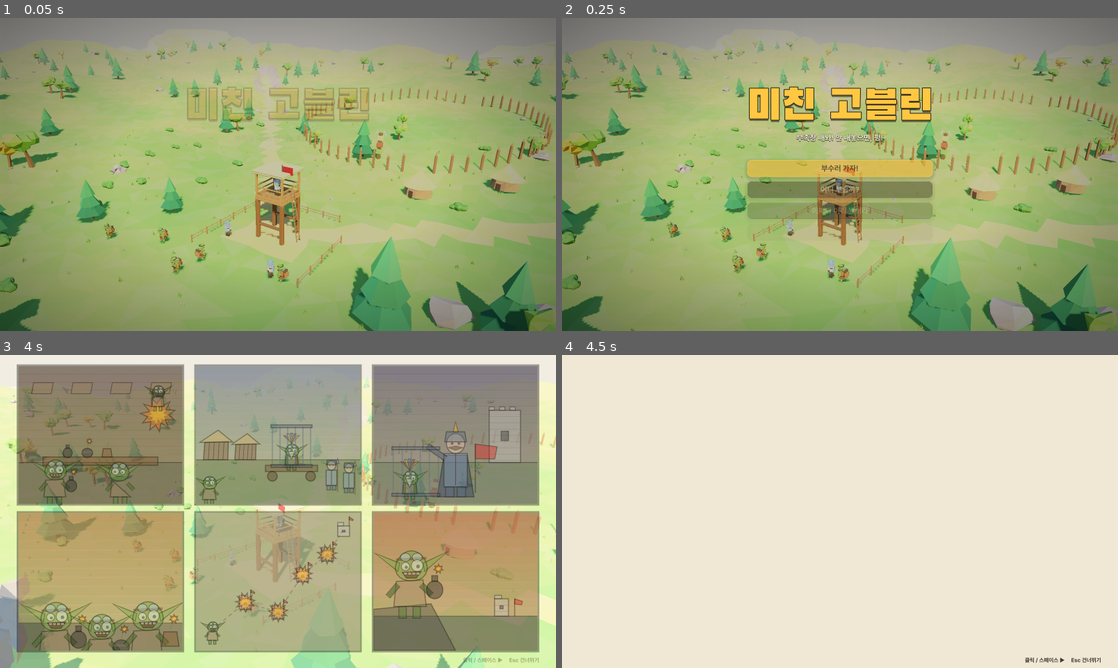
Above: before the commit, frames 1-4 (two rows, left to right).
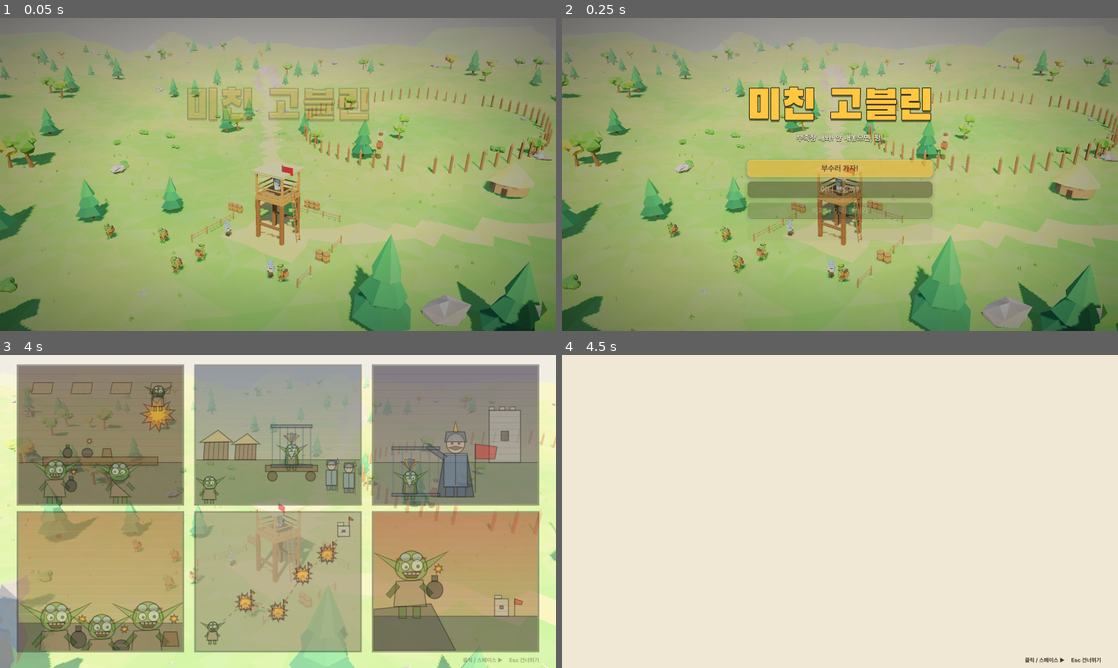
Above: after the commit, the same moments.

Repository: NeverB0re/mad-goblin-firebomb
Game: Godot game, scene res://scenes/main.tscn
Same seed, same stepped clock (60 frames per second), same inputs: the game is played once before the commit and once after it.
Inputs (mouse positions are in pixels of both pictures, inside the frame that each line leads up to):
- Up to frame 1 (0.05 s): no input
- Up to frame 2 (0.25 s): no input
- Up to frame 3 (4 s): tap Enter (next_stage) at 0.5 s; move the mouse to (400, 495) at 0.52 s; hold D (move_right) 0.53-1.28 s; tap 1 (ammo_1) at 0.6 s; click (400, 495) at 0.67 s; tap Space at 0.77, 1.52, 3.02, 3.77 s; move the mouse to (166, 527) at 1.27 s; hold S (move_back) 1.28-2.03 s; tap 2 (ammo_2) at 1.35 s; move the mouse to (333, 442) at 2.02 s; hold D (move_right) 2.03-2.78 s; tap 3 (ammo_3) at 2.1 s; move the mouse to (250, 574) at 2.77 s; hold W (move_forward) 2.78-3.53 s; tap 4 (ammo_4) at 2.85 s; click (250, 574) at 2.92 s; move the mouse to (444, 558) at 3.52 s; hold A (move_left) from 3.53 s (still down); tap 5 (ammo_5) at 3.6 s
- Up to frame 4 (4.5 s): keep holding A (move_left); move the mouse to (673, 464) at 4.27 s; tap E (interact) at 4.35 s

The runs differ from the first frame. In frame 1, 4.1% of the frame differs, in the area x 0-100%, y 7-100%; in frame 2, 4.1%; in frame 3, 0.7%; in frame 4, nothing differs.

Commit message:
인간 전초기지 소품: 수레·나무통·상자·짚단·무기 거치대·통나무·광차 (폭발과 불에 반응, 임무와 무관)
Co-Authored-By: Claude Opus 5.5 <noreply@anthropic.com>

Diff:
--- a/scripts/campaign.gd
+++ b/scripts/campaign.gd
@@ -388,6 +388,7 @@
 static func build(i: int, s: Stage) -> void:
 	var d: Dictionary = STAGES[i]
 	s.world = world_of(i)
+	s.outpost_props = true
 	if d.get("fixed", "") == "ally":
 		_ally_stage(s, label(i), d.name)
 	else:
--- /dev/null
+++ b/scripts/outpost_props.gd
@@ -0,0 +1,178 @@
+class_name OutpostProps
+extends RefCounted
+## 인간 전초기지 소품: 수레, 나무통, 상자, 짚단, 무기 거치대, 통나무 더미, 광차 (월드에 맞춰 고른다).
+## 임무와 무관하지만 진짜 블록이라 폭발에 날아가고 불에 탄다 (타격감).
+## 임무를 바꾸지 않게: 지휘관·병사·목표 건물에서 떨어뜨리고, 투척 언덕에서 각 마당으로 가는 시야 통로와 동료 길을 피한다.
+## 소품마다 따로 구조물이라 불이 목표 건물로 번지지 않는다. 화약통(터지는 것)은 두지 않는다.
+
+const FROM_ACTOR := 3.5
+const FROM_BLOCK := 2.5
+const FROM_PROP := 3.0
+const PER_YARD := 3
+const MAX_PROPS := 10
+
+const M := Block.Mat
+const WOOD := Color(0.5, 0.34, 0.2)
+const IRON := Color(0.22, 0.22, 0.24)
+
+
+## 소품을 놓고, 놓은 자리(나무를 피할 발치)를 돌려준다.
+static func place(s: Stage, sc: Scenery) -> Array[Rect2]:
+	var spots: Array[Rect2] = []
+	var avoid := _avoid_points(s)
+	var kinds: Array = ["cart", "hay", "crate", "barrels", "rack"]
+	match s.world:
+		1:
+			kinds = ["orecart", "crate", "barrels", "timber"]
+		2, 3, 4:
+			kinds = ["rack", "barrels", "crate", "cart", "timber"]
+	var placed: Array[Vector2] = []
+	for y in sc.yards:
+		var n := 0
+		for attempt in 14:
+			if n >= PER_YARD or placed.size() >= MAX_PROPS:
+				break
+			var a := sc.rng.randf() * TAU
+			var dir := Vector2(cos(a), sin(a))
+			var p: Vector2 = y.get_center() + dir * (maxf(y.size.x, y.size.y) * 0.5 + sc.rng.randf_range(2.5, 6.5))
+			if not _ok(s, sc, p, avoid, placed):
+				continue
+			var kind: String = kinds[sc.rng.randi() % kinds.size()]
+			var st := s.add_structure()
+			st.set_meta("prop", kind)
+			_build(st, kind, Vector3(p.x, 0, p.y), sc.rng)
+			st.finalize()
+			if s.rain:
+				for b in st.blocks:
+					b.make_wet()
+			placed.append(p)
+			spots.append(Rect2(p - Vector2(1.6, 1.6), Vector2(3.2, 3.2)))
+			n += 1
+	return spots
+
+
+## 사람과 길: 지휘관·병사·배경 고블린·동료 자리, 길(Path3D) 위 점들
+static func _avoid_points(s: Stage) -> Array[Vector2]:
+	var out: Array[Vector2] = []
+	for n in s.get_children():
+		if n is Actor or n is GoblinExtra:
+			out.append(Vector2(n.position.x, n.position.z))
+		elif n is Path3D:
+			var curve: Curve3D = n.curve
+			var len := curve.get_baked_length()
+			var k := 0.0
+			while k <= len:
+				var q: Vector3 = n.transform * curve.sample_baked(k)
+				out.append(Vector2(q.x, q.z))
+				k += 1.0
+	for c in s.commanders:
+		out.append(Vector2(c.position.x, c.position.z))
+	return out
+
+
+static func _ok(s: Stage, sc: Scenery, p: Vector2, avoid: Array[Vector2], placed: Array[Vector2]) -> bool:
+	if not sc.flat.grow(-3.0).has_point(p) or sc._in_yard(p, 1.5) or sc._in_corridor(p, 3.5):
+		return false
+	var pp := Vector2(s.player.position.x, s.player.position.z) if s.player else Vector2.ZERO
+	if p.distance_to(pp) < 14.0:
+		return false
+	for q in avoid:
+		if p.distance_to(q) < FROM_ACTOR:
+			return false
+	for q in placed:
+		if p.distance_to(q) < FROM_PROP:
+			return false
+	for st in s.structures:
+		for b in st.blocks:
+			var hs := Vector2(b.size.x, b.size.z) * 0.5 + Vector2(FROM_BLOCK, FROM_BLOCK)
+			if Rect2(Vector2(b.position.x, b.position.z) - hs, hs * 2.0).has_point(p):
+				return false
+	return true
+
+
+static func _build(st: Structure, kind: String, o: Vector3, rng: RandomNumberGenerator) -> void:
+	match kind:
+		"crate":
+			st.add_block(M.WOOD_THIN, o + Vector3(0, 0.45, 0), Vector3(0.9, 0.9, 0.9))
+			if rng.randf() < 0.6:
+				st.add_block(M.WOOD_THIN, o + Vector3(1.0, 0.35, 0.1), Vector3(0.7, 0.7, 0.7))
+			if rng.randf() < 0.5:
+				st.add_block(M.WOOD_THIN, o + Vector3(0.05, 1.25, 0.0), Vector3(0.7, 0.7, 0.7))
+		"barrels":
+			var count := rng.randi_range(2, 3)
+			for k in count:
+				_barrel(st.add_block(M.WOOD_THIN, o + Vector3((k - (count - 1) * 0.5) * 0.8, 0.5, 0), Vector3(0.8, 1.0, 0.8)))
+		"hay":
+			st.add_block(M.STRAW, o + Vector3(0, 0.45, 0), Vector3(1.5, 0.9, 1.0))
+			if rng.randf() < 0.6:
+				st.add_block(M.STRAW, o + Vector3(0.2, 1.3, 0), Vector3(1.3, 0.8, 0.9))
+		"cart":
+			for sz in [-1.0, 1.0]:
+				_wheel(st.add_block(M.WOOD_BEAM, o + Vector3(0, 0.45, sz * 0.62), Vector3(0.9, 0.9, 0.16)))
+			var bed := st.add_block(M.WOOD_THIN, o + Vector3(0, 1.0, 0), Vector3(2.2, 0.2, 1.4))
+			# 손잡이 막대 (장식)
+			for sz in [-0.45, 0.45]:
+				Models.box(bed, Vector3(1.4, 0.08, 0.08), Vector3(1.6, -0.3, sz), _mat_of(bed), Vector3(0, 0, -0.35))
+			# 짐: 짚단이나 나무통
+			if rng.randf() < 0.5:
+				st.add_block(M.STRAW, o + Vector3(-0.2, 1.45, 0), Vector3(1.2, 0.7, 1.0))
+			else:
+				_barrel(st.add_block(M.WOOD_THIN, o + Vector3(0.2, 1.55, 0), Vector3(0.75, 0.9, 0.75)))
+		"orecart":
+			var box := st.add_block(M.WOOD_BEAM, o + Vector3(0, 0.55, 0), Vector3(1.4, 1.1, 1.0))
+			for k in 4:
+				Models.ball(box, 0.22 + 0.04 * k, Vector3(-0.4 + k * 0.27, 0.6, (k % 2) * 0.2 - 0.1), Models.mat(Color(0.42, 0.4, 0.4)))
+			for sx in [-0.45, 0.45]:
+				for sz in [-0.52, 0.52]:
+					Models.cyl(box, 0.18, 0.18, 0.08, Vector3(sx, -0.45, sz), Models.mat(IRON), Vector3(PI * 0.5, 0, 0), 8)
+		"timber":
+			for sz in [-0.19, 0.19]:
+				_log(st.add_block(M.WOOD_BEAM, o + Vector3(0, 0.19, sz), Vector3(2.6, 0.38, 0.38)))
+			_log(st.add_block(M.WOOD_BEAM, o + Vector3(0.1, 0.57, 0), Vector3(2.4, 0.38, 0.38)))
+		"rack":
+			for sx in [-1.0, 1.0]:
+				st.add_block(M.WOOD_THIN, o + Vector3(sx * 0.8, 0.75, 0), Vector3(0.15, 1.5, 0.15))
+			var bar := st.add_block(M.WOOD_THIN, o + Vector3(0, 1.3, 0), Vector3(1.45, 0.12, 0.12))
+			var steel := Models.mat(Models.HUMAN_STEEL, 0.4, 0.6)
+			# 기대 세운 창 넷과 걸어 둔 방패
+			for k in 4:
+				var x := -0.55 + k * 0.37
+				Models.box(bar, Vector3(0.05, 2.0, 0.05), Vector3(x, -0.25, 0.2), _mat_of(bar), Vector3(0.2, 0, 0))
+				Models.cyl(bar, 0.0, 0.06, 0.25, Vector3(x, 0.85, 0.42), steel, Vector3(0.2, 0, 0), 4)
+			Models.cyl(bar, 0.32, 0.32, 0.06, Vector3(0.0, -0.45, -0.12), Models.mat(Color(0.55, 0.15, 0.12)), Vector3(PI * 0.5, 0, 0), 10)
+
+
+## 블록 겉모양을 바꿀 때: 블록 자신의 재질 (타면 같이 그을린다)
+static func _mat_of(b: Block) -> Material:
+	return b._material
+
+
+static func _hide_box(b: Block) -> void:
+	for child in b.get_children():
+		if child is MeshInstance3D:
+			child.visible = false
+
+
+## 상자 블록을 둥근 나무통으로 (테 둘)
+static func _barrel(b: Block) -> void:
+	_hide_box(b)
+	var h := b.size.y
+	var r := b.size.x * 0.5
+	Models.cyl(b, r * 0.92, r * 0.92, h, Vector3.ZERO, _mat_of(b), Vector3.ZERO, 10)
+	Models.cyl(b, r * 1.02, r * 1.02, h * 0.36, Vector3.ZERO, _mat_of(b), Vector3.ZERO, 10)
+	for y in [-0.32, 0.32]:
+		Models.cyl(b, r * 0.97, r * 0.97, 0.06, Vector3(0, y * h, 0), Models.mat(IRON), Vector3.ZERO, 10)
+
+
+## 상자 블록을 바퀴로 (z축이 굴대)
+static func _wheel(b: Block) -> void:
+	_hide_box(b)
+	var r := b.size.x * 0.5
+	Models.cyl(b, r, r, b.size.z, Vector3.ZERO, _mat_of(b), Vector3(PI * 0.5, 0, 0), 10)
+	Models.cyl(b, r * 0.25, r * 0.25, b.size.z + 0.06, Vector3.ZERO, Models.mat(IRON), Vector3(PI * 0.5, 0, 0), 6)
+
+
+## 상자 블록을 통나무로 (x축 방향)
+static func _log(b: Block) -> void:
+	_hide_box(b)
+	Models.cyl(b, b.size.y * 0.5, b.size.y * 0.5, b.size.x, Vector3.ZERO, _mat_of(b), Vector3(0, 0, PI * 0.5), 7)
--- a/scripts/scenery.gd
+++ b/scripts/scenery.gd
@@ -24,6 +24,8 @@
 var dirt := Color(0.86, 0.64, 0.34)
 var rock := Color(0.55, 0.47, 0.43)
 var visuals := true
+## 전초기지 소품 발치 (나무와 풀을 두지 않는다)
+var prop_spots: Array[Rect2] = []
 
 
 static func build(stage: Stage) -> void:
@@ -51,6 +53,9 @@
 		grass2 = Color(0.66, 0.66, 0.36)
 	_measure()
 	_collision()
+	# 소품은 진짜 블록이라 화면 없이(테스트)도 짓는다
+	if s.outpost_props:
+		prop_spots = OutpostProps.place(s, self)
 	if not visuals:
 		return
 	var ground := s.get_node_or_null("Ground")
@@ -351,7 +356,16 @@
 
 # ---------- 나무, 바위, 풀 ----------
 
+func _near_prop(p: Vector2, grow := 0.0) -> bool:
+	for r in prop_spots:
+		if r.grow(grow).has_point(p):
+			return true
+	return false
+
+
 func _tree_ok(p: Vector2) -> bool:
+	if _near_prop(p, 2.0):
+		return false
 	if flat.grow(-6.0).has_point(p) and not _far_band(p):
 		return false
 	if _in_corridor(p, 9.0) or _in_yard(p, 6.0) or _road_dist(p.x, p.y) < 4.0:
@@ -466,7 +480,7 @@
 	var flower_cols := [Color(0.98, 0.9, 0.35), Color(0.95, 0.95, 0.95), Color(0.9, 0.45, 0.55)]
 	for i in 420:
 		var p := Vector2(rng.randf_range(g.position.x, g.end.x), rng.randf_range(g.position.y, g.end.y))
-		if _in_yard(p, 0.8) or _road_dist(p.x, p.y) < 2.2:
+		if _in_yard(p, 0.8) or _road_dist(p.x, p.y) < 2.2 or _near_prop(p):
 			continue
 		var gp := _on_ground(p)
 		var r := rng.randf()
--- a/scripts/stage.gd
+++ b/scripts/stage.gd
@@ -176,6 +176,8 @@
 ## 블록·인물·소품의 자리와 블록·소품의 크기에 적용된다 (인물 크기는 그대로라 천장이 높아진다).
 var build_origin := Vector3.ZERO
 var build_scale := 1.0
+## 본편 진지: 풍경을 지을 때 인간 전초기지 소품(수레·나무통·상자·무기 거치대 등)도 둔다 (OutpostProps)
+var outpost_props := false
 
 
 ## 짓는 중인 부품 기준으로 키운 자리
--- a/tests/clearance_test.gd
+++ b/tests/clearance_test.gd
@@ -64,6 +64,15 @@
 				if inter.size.x > GAP and inter.size.y > GAP and inter.size.z > GAP:
 					bad.append("%s(%s) ↔ %s %s 겹침 %s" % [a.get_class() if a.get_script() == null else a.get_script().get_global_name(), str(a.global_position.snapped(Vector3.ONE * 0.1)), Block.Mat.keys()[blk.mat], str(blk.size), str(inter.size.snapped(Vector3.ONE * 0.01))])
 		_check(bad.is_empty(), "%s 인물이 건물에 끼지 않는다%s" % [Campaign.label(i), "" if bad.is_empty() else ": " + "; ".join(bad.slice(0, 4))])
+		# 전초기지 소품: 진지마다 몇 개 있고, 사람 곁(2.5m 안)에는 없다
+		var props := s.structures.filter(func(st): return st.has_meta("prop"))
+		var close := []
+		for st in props:
+			for blk in st.blocks:
+				for a in actors:
+					if Vector2(blk.position.x - a.position.x, blk.position.z - a.position.z).length() < 2.5:
+						close.append("%s ↔ %s" % [st.get_meta("prop"), a.get_script().get_global_name()])
+		_check(props.size() >= 2 and close.is_empty(), "%s 소품 %d개, 사람 곁에 없음%s" % [Campaign.label(i), props.size(), "" if close.is_empty() else ": " + ", ".join(close.slice(0, 3))])
 		s.queue_free()
 		await process_frame
 	print("결과: ", "OK" if _failures == 0 else "%d개 실패" % _failures)
--- /dev/null
+++ b/tests/props_shot.gd
@@ -0,0 +1,43 @@
+extends "res://tests/screenshot.gd"
+## 전초기지 소품 확인용 (창 모드, 화면 밖): 소품 근처를 찍고, 소품에 폭탄을 던져 날아가는 모습을 찍는다.
+
+
+func _run() -> void:
+	preload("res://scripts/main.gd").show_opening = false
+	preload("res://scripts/main.gd").test_mode = false
+	SaveData.path = "user://test_save.cfg"
+	change_scene_to_file("res://scenes/main.tscn")
+	await _frames(5)
+	var main := current_scene
+	main.menus.hide_all()
+	paused = false
+	for i in [2, 14, 33]:
+		main.load_stage(i)
+		await _frames(10)
+		var s: Stage = main.stage
+		s.wind = Vector3.ZERO
+		var props: Array = []
+		for st in s.structures:
+			if not st.blocks.is_empty() and st.get_index() > 0 and not st.blocks.any(func(b): return b.mat in [Block.Mat.STONE, Block.Mat.STEEL, Block.Mat.CRACKED, Block.Mat.KEG, Block.Mat.ROPE]):
+				props.append(st)
+		print(Campaign.label(i), " 소품 구조물 후보 ", props.size())
+		if props.is_empty():
+			continue
+		var target: Vector3 = props[props.size() - 1].blocks[0].global_position
+		main.hud.set_gameplay_visible(false)
+		var cam := Camera3D.new()
+		s.add_child(cam)
+		cam.look_at_from_position(target + Vector3(5.0, 3.5, 6.0), target + Vector3(0, 0.6, 0))
+		cam.current = true
+		await _real_wait(main, 0.3)
+		_save("props_%d" % i)
+		_throw(s, AmmoType.Kind.HE if s.ammo_count(AmmoType.Kind.HE) > 0 else AmmoType.Kind.FIRE, target + Vector3(0, 0.5, 0))
+		var t := 0.0
+		while t < 6.0:
+			await process_frame
+			t += 1.0 / 60.0
+			if s.get_children().all(func(n): return not (n is Projectile)):
+				break
+		await _real_wait(main, 0.25)
+		_save("props_hit_%d" % i)
+	quit()
Not shown, added: scripts/outpost_props.gd.uid
Not shown, added: tests/props_shot.gd.uid
Not shown, added: tests/tower_shot.gd.uid
Not shown, added: tests/world_shot.gd.uid
Not shown, changed: README.md
